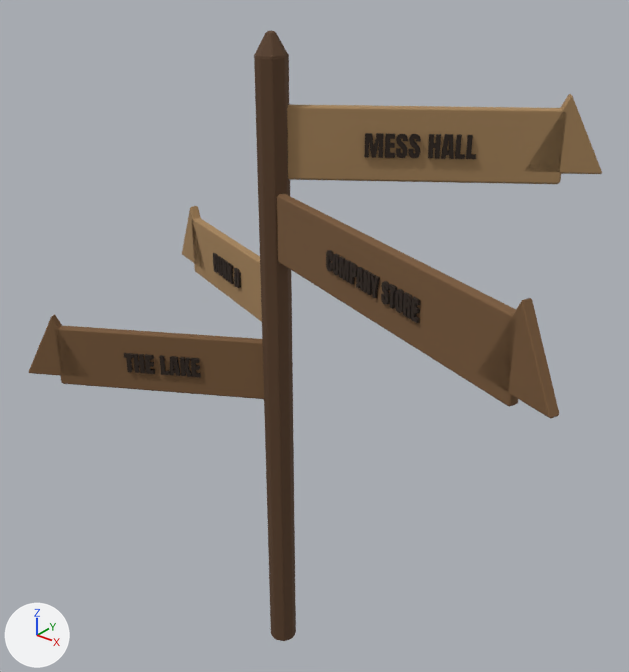
The glTF model public/models/SignDirections.glb as it was, and as the next commit left it.
Before and after are seen from a 50 mm camera at (2.34, -2.66, 3.49) aimed at (0.14, 0.09, 1.78). The lights are fixed; the arrows at lower left show +X, +Y and +Z. The older version comes first. Vertices at exactly the same position are counted once.

The first picture shows 'SignDirections.001'.
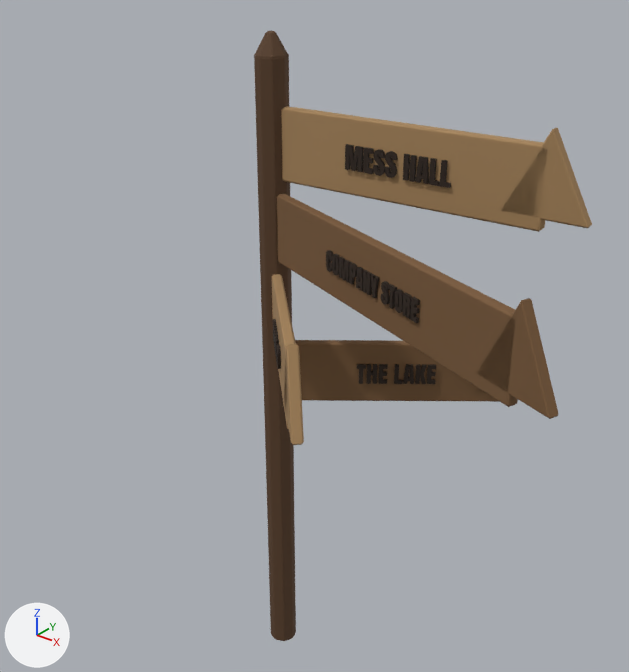
Edits to the bpy script that builds the scene:
```text
Change me_signdirections:
    used by ob_signdirections_001; location = (0.0, 0.0, 0.0)
    remove me_signdirections.from_pydata(...)  # 2844 vertices, 5472 faces; spans x -1.06..1.55, y -0.63..0.77, z 0.0..3.08
    add me_signdirections.from_pydata(...)  # 2844 vertices, 5472 faces; spans x -0.07..1.55, y -0.73..0.76, z 0.0..3.08
    me_signdirections part 1: the loose piece of 24 vertices spanning x 0.01..0.96, y 0.0..0.68, z 2.5..2.8 is turned -31.2 degrees about the z axis through the mesh origin
    me_signdirections part 2: the loose piece of 18 vertices spanning x 0.81..1.09, y 0.56..0.77, z 2.55..2.85 is turned -31.2 degrees about the z axis through the mesh origin
    me_signdirections part 3: the loose piece of 24 vertices spanning x -0.8..-0.01, y -0.01..0.31, z 1.8..2.1 is turned 154.9 degrees about the z axis through the mesh origin
    me_signdirections part 4: the loose piece of 18 vertices spanning x -0.95..-0.64, y 0.22..0.36, z 1.85..2.15 is turned 154.9 degrees about the z axis through the mesh origin
    me_signdirections part 5: the loose piece of 12 vertices spanning x 0.65..0.69, y 0.42..0.45, z 2.6..2.7 is moved by (0.13, -0.41, 0.0)
    me_signdirections part 6: the loose piece of 12 vertices spanning x 0.62..0.65, y 0.39..0.42, z 2.6..2.7 is scaled about its middle by (1.14, 0.37, 1), then moved by (0.12, -0.39, 0.0)
    me_signdirections part 7: the loose piece of 24 vertices spanning x 0.57..0.62, y 0.36..0.4, z 2.6..2.7 is scaled about its middle by (1.11, 0.457, 1), then moved by (0.11, -0.36, 0.0)
    me_signdirections part 8: the loose piece of 24 vertices spanning x 0.53..0.57, y 0.33..0.37, z 2.6..2.7 is turned -31.2 degrees about the z axis through the mesh origin
    me_signdirections part 9: the loose piece of 114 vertices spanning x 0.46..0.51, y 0.28..0.32, z 2.6..2.7 is turned -31.2 degrees about the z axis through the mesh origin
    me_signdirections part 10: the loose piece of 114 vertices spanning x 0.42..0.47, y 0.26..0.29, z 2.6..2.7 is scaled about its middle by (1.11, 0.461, 1), then moved by (0.08, -0.27, 0.0)
    me_signdirections part 11: the loose piece of 24 vertices spanning x 0.39..0.42, y 0.23..0.26, z 2.6..2.7 is scaled about its middle by (1.13, 0.412, 1), then moved by (0.07, -0.25, 0.0)
    me_signdirections part 12: the loose piece of 26 vertices spanning x 0.32..0.39, y 0.18..0.24, z 2.6..2.7 is scaled about its middle by (1.18, 0.244, 1), then moved by (0.06, -0.21, 0.0)
    me_signdirections part 13: the loose piece of 24 vertices spanning x -0.64..-0.6, y -0.34..-0.31, z 1.55..1.65 is scaled about its middle by (-0.928, -1.12, 1), then moved by (1.19, 0.73, 0.0)
    me_signdirections part 14: the loose piece of 22 vertices spanning x -0.6..-0.56, y -0.32..-0.28, z 1.55..1.65 is scaled about its middle by (-0.926, -1.13, 1), then moved by (1.11, 0.68, 0.0)
    me_signdirections part 15: the loose piece of 24 vertices spanning x -0.56..-0.51, y -0.29..-0.26, z 1.55..1.65 is scaled about its middle by (-0.932, -1.1, 1), then moved by (1.02, 0.62, 0.0)
    me_signdirections part 16: the loose piece of 12 vertices spanning x -0.51..-0.47, y -0.26..-0.23, z 1.55..1.65 is scaled about its middle by (-0.925, -1.13, 1), then moved by (0.94, 0.57, 0.0)
    me_signdirections part 17: 700 of 2844 vertices moved; they spanned x -1.06..-0.01, y -0.63..0.23, z 1.45..2.0 and now span x 0.01..0.97, y -0.43..0.76, z 1.45..2.0; mean shift (0.78, -0.07, 0.0); largest move (-1.05, -0.62, 1.5) -> (0.95, 0.76, 1.5)
    other edits to the shape of me_signdirections do not show in these pictures
```

Changed parts and their boxes (x1, y1, x2, y2) in the pictures (629 x 672 px; the box of a moved part takes in the faces that stretch with it):
'SignDirections.001', reshaped (41% narrower)
    before: (29, 31, 602, 641)
    after: (254, 31, 592, 641)
part 1 of me_signdirections, moved or reshaped
    before: (287, 104, 567, 184)
    after: (281, 106, 547, 232)
part 2 of me_signdirections, moved or reshaped
    before: (524, 94, 602, 174)
    after: (501, 128, 592, 228)
part 3 of me_signdirections, moved or reshaped
    before: (191, 218, 262, 322)
    after: (272, 274, 296, 429)
part 4 of me_signdirections, moved or reshaped
    before: (182, 206, 205, 271)
    after: (284, 344, 304, 445)
part 5 of me_signdirections, moved or reshaped
    before: (466, 135, 476, 159)
    after: (440, 160, 451, 188)
part 6 of me_signdirections, moved or reshaped
    before: (455, 135, 465, 159)
    after: (429, 158, 440, 186)
part 7 of me_signdirections, moved or reshaped
    before: (441, 134, 454, 159)
    after: (415, 156, 429, 184)
part 8 of me_signdirections, moved or reshaped
    before: (428, 134, 441, 159)
    after: (403, 154, 417, 182)
part 9 of me_signdirections, moved or reshaped
    before: (409, 134, 421, 158)
    after: (385, 151, 397, 178)
part 10 of me_signdirections, moved or reshaped
    before: (396, 134, 408, 158)
    after: (373, 149, 385, 176)
part 11 of me_signdirections, moved or reshaped
    before: (385, 134, 395, 158)
    after: (363, 147, 374, 174)
part 12 of me_signdirections, moved or reshaped
    before: (364, 133, 384, 158)
    after: (345, 144, 363, 172)
part 13 of me_signdirections, moved or reshaped (not visible before)
    after: (427, 365, 436, 384)
part 14 of me_signdirections, moved or reshaped (not visible before)
    after: (415, 364, 427, 384)
part 15 of me_signdirections, moved or reshaped (not visible before)
    after: (403, 364, 414, 384)
part 16 of me_signdirections, moved or reshaped (not visible before)
    after: (394, 364, 403, 384)
part 17 of me_signdirections, moved or reshaped
    before: (29, 253, 264, 399)
    after: (273, 319, 500, 402)
